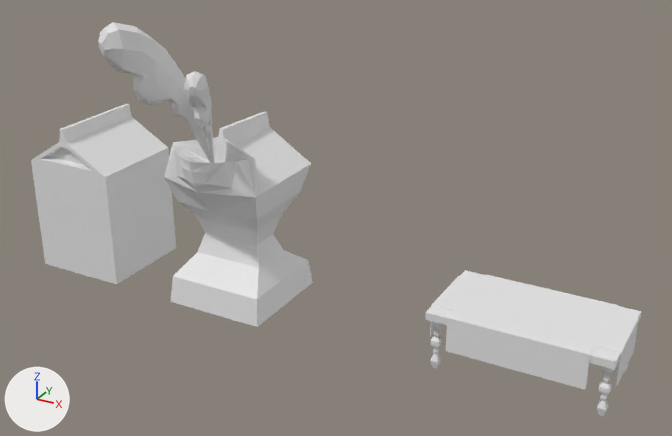
Renders of the Blender file art/models/props/milk/milk.blend from each side of a commit.
Before and after are seen from a 50 mm lens placed at (8.33, -11.83, 7.65), pointed at (2.11, -0.53, 1.99). The lights are fixed; the arrows at lower left show +X, +Y and +Z. The picture after the commit comes second.

Script lines for the objects in view, before the commit:
```python
ob_crushed_milk = bpy.data.objects.new('crushed_milk', me_cube_004)
ob_crushed_milk.location = (0.0, 0.0, 0.9)
ob_crushed_milk.scale = (0.858, 0.858, 0.943)
ob_milk = bpy.data.objects.new('milk', me_geo_milk)
ob_milk.location = (-3.0, 0.0, 0.79)
ob_milk.scale = (0.858, 0.858, 0.858)
ob_milk_spray1 = bpy.data.objects.new('milk_spray1', me_geo_milk_spray1)
ob_milk_spray1.location = (-0.15, -1.04, 3.71)
ob_milk_spray1.rotation_euler = (0.356, 0.0, -0.364)  # degrees (20, 0, -21)
ob_milk_spray1.scale = (0.152, 0.311, 0.75)
ob_milk_spray2 = bpy.data.objects.new('milk_spray2', me_geo_milk_spray2)
ob_milk_spray2.location = (0.11, -0.91, 3.38)
ob_milk_spray2.rotation_euler = (0.356, 0.0, 0.458)  # degrees (20, 0, 26)
ob_milk_spray2.scale = (0.113, 0.231, 0.558)
ob_party_table_ver1 = bpy.data.objects.new('party_table_ver1', me_geo_party_table_ver1)
ob_party_table_ver1.location = (5.14, -0.09, 0.52)
ob_party_table_ver1.scale = (2.33, 0.768, 0.0404)
```
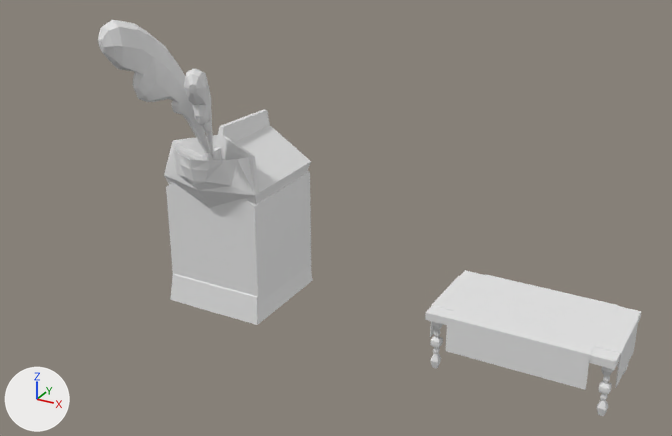
Where the change shows, as pixel boxes (x1, y1, x2, y2) in the pictures (672 x 436 px):
'milk', moved
    before: (31, 104, 176, 284)
    after: (166, 147, 311, 304)
'crushed_milk', moved
    before: (164, 112, 313, 327)
    after: (164, 110, 313, 325)
'milk_spray1', moved
    before: (98, 22, 212, 163)
    after: (98, 20, 210, 153)
'milk_spray2', moved
    before: (184, 71, 214, 163)
    after: (184, 69, 214, 159)

Patch to the scene script:
```diff
--- a/art/models/props/milk/milk.blend.py
+++ b/art/models/props/milk/milk.blend.py
@@ ob_milk @@
 ob_milk = bpy.data.objects.new('milk', me_geo_milk)
-ob_milk.location = (-3.0, 0.0, 0.79)
+ob_milk.location = (0.0, 0.0, 0.86)
 ob_milk.scale = (0.858, 0.858, 0.858)
@@ ob_crushed_milk @@
 ob_crushed_milk = bpy.data.objects.new('crushed_milk', me_cube_004)
-ob_crushed_milk.location = (0.0, 0.0, 0.9)
+ob_crushed_milk.location = (0.0, 0.0, 0.94)
 ob_crushed_milk.scale = (0.858, 0.858, 0.943)
@@ ob_milk_spray1 @@
 ob_milk_spray1 = bpy.data.objects.new('milk_spray1', me_geo_milk_spray1)
-ob_milk_spray1.location = (-0.15, -1.04, 3.71)
+ob_milk_spray1.location = (-0.15, -1.04, 3.75)
 ob_milk_spray1.rotation_euler = (0.356, 0.0, -0.364)  # degrees (20, 0, -21)
@@ ob_milk_spray2 @@
 ob_milk_spray2 = bpy.data.objects.new('milk_spray2', me_geo_milk_spray2)
-ob_milk_spray2.location = (0.11, -0.91, 3.38)
+ob_milk_spray2.location = (0.11, -0.91, 3.42)
 ob_milk_spray2.rotation_euler = (0.356, 0.0, 0.458)  # degrees (20, 0, 26)
```
